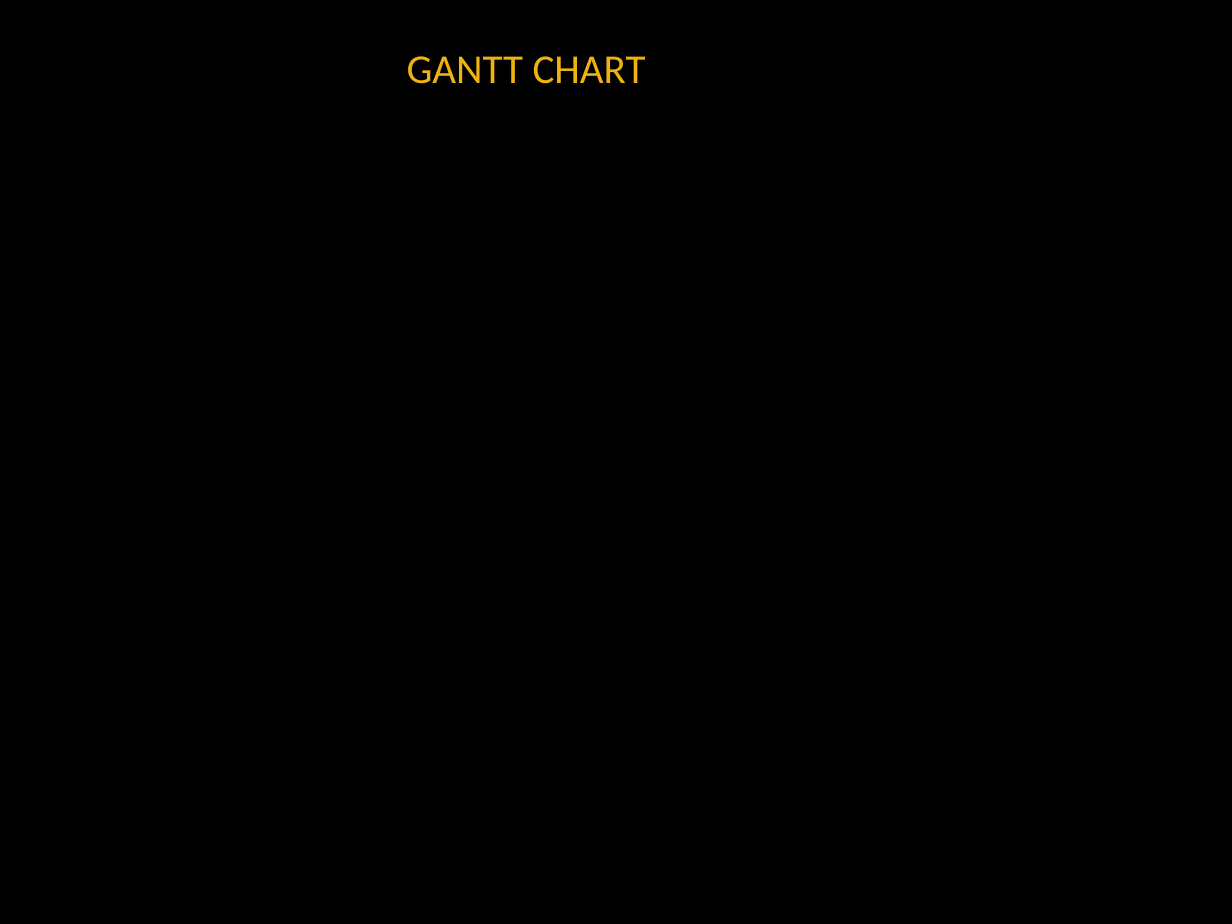
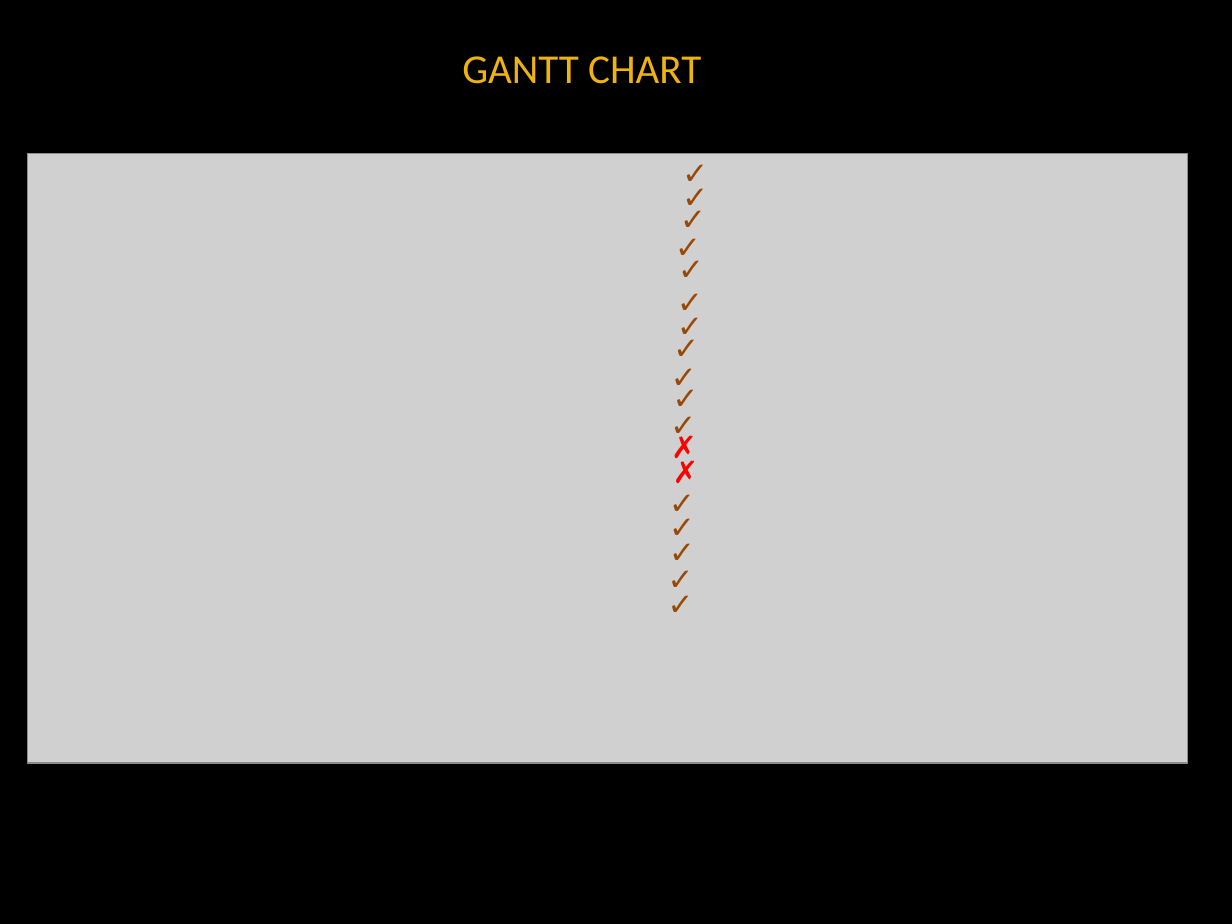
Before and after one commit to noanadler/RockStars, a slide deck: slide 5 of Deliverable3/Presentation/Rock_Stars_Presentation.pptx (slide 7 before the commit). Drawn at 1232x924 pixels with LibreOffice and Linux fonts; fonts in the diff are those of the drawing; grey boxes stand for pictures; background and template pictures are left out. Boxes give left, top, right and bottom in pixels: in the first picture for what was removed or moved away, otherwise in the second. Text is boxed around its words. In the diff, an @@ line names an element or a change of style, - is before the commit and + after.

Commit message:
Updated Presentation

```diff
--- a/Deliverable3/Presentation/Rock_Stars_Presentation.pptx
+++ b/Deliverable3/Presentation/Rock_Stars_Presentation.pptx
@@ title "GANTT CHART": place and size @@
-title "GANTT CHART" at <box>407,56,646,84</box>
+title "GANTT CHART" at <box>462,56,701,84</box>
@@ text added at <box>670,148,719,197</box>, 18 pt, text #984807 @@
+✓
@@ picture added at <box>27,154,1188,764</box> @@
@@ text added at <box>670,155,719,205</box>, 18 pt, text #984807 @@
+✓
@@ text added at <box>670,172,719,222</box>, 18 pt, text #984807 @@
+✓
@@ text added at <box>668,193,717,243</box>, 18 pt, text #984807 @@
+✓
@@ text added at <box>663,222,712,271</box>, 18 pt, text #984807, bold @@
+✓
@@ text added at <box>667,243,716,292</box>, 18 pt, text #984807, bold @@
+✓
@@ text added at <box>665,277,715,326</box>, 18 pt, text #984807 @@
+✓
@@ text added at <box>662,323,711,372</box>, 18 pt, text #984807 @@
+✓
@@ text added at <box>665,301,715,350</box>, 18 pt, text #984807 @@
+✓
@@ text added at <box>659,351,708,400</box>, 18 pt, text #984807 @@
+✓
@@ text added at <box>660,373,710,423</box>, 18 pt, text #984807 @@
+✓
@@ text added at <box>658,399,707,448</box>, 18 pt, text #984807 @@
+✓
@@ text added at <box>659,423,703,472</box>, 18 pt, text #FF0000 @@
+✗
@@ text added at <box>660,446,705,495</box>, 18 pt, text #FF0000 @@
+✗
@@ text added at <box>657,478,706,527</box>, 18 pt, text #984807 @@
+✓
@@ text added at <box>657,501,706,551</box>, 18 pt, text #984807 @@
+✓
@@ text added at <box>657,526,706,575</box>, 18 pt, text #984807 @@
+✓
@@ text added at <box>655,554,705,604</box>, 18 pt, text #984807 @@
+✓
@@ text added at <box>655,579,705,628</box>, 18 pt, text #984807 @@
+✓
@@ text added at <box>670,718,719,768</box>, 18 pt, text #984807 @@
+✓
```
Also in this commit, not shown: 7 other slides changed, 8 slides added, 4 slides removed.
